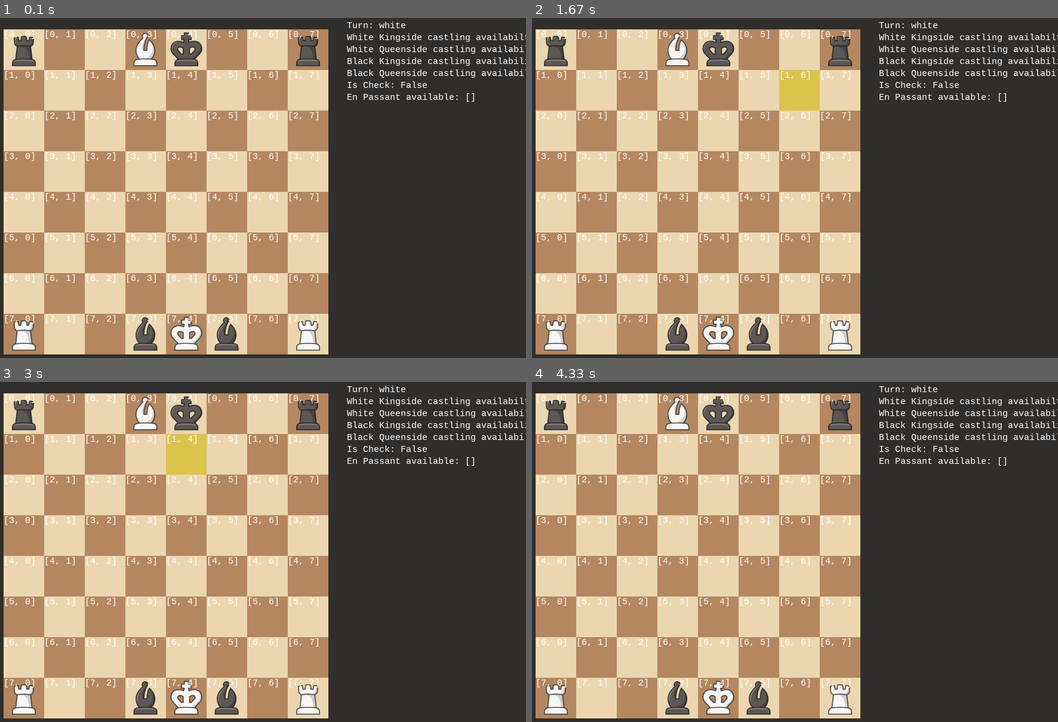
Above: before the commit, frames 1-4 (two rows, left to right).
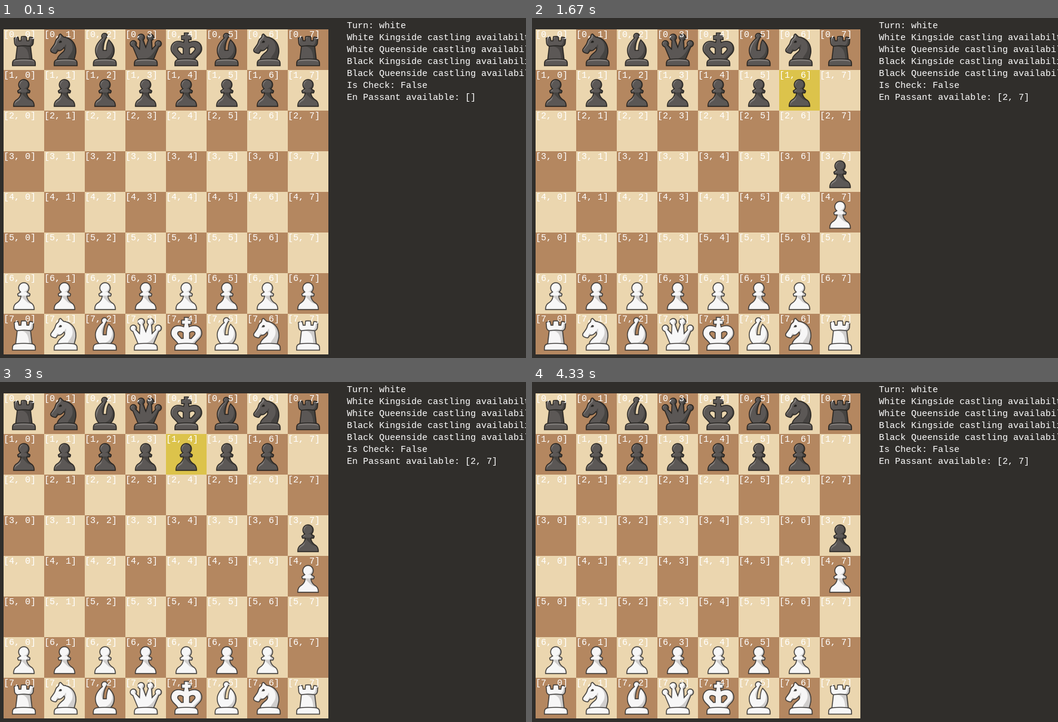
Above: after the commit, the same moments.

Repository: bencheshire18/Starter_Chess_Game
Game: pygame game, started from main.py
Same seed, same stepped clock (60 frames per second), same inputs: the game is played once before the commit and once after it.
Inputs (mouse positions are in pixels of both pictures, inside the frame that each line leads up to):
- Up to frame 1 (0.1 s): no input
- Up to frame 2 (1.67 s): click (789, 194) at 0.38 s; click (842, 273) at 0.77 s; click (852, 225) at 1.15 s; click (800, 72) at 1.63 s
- Up to frame 3 (3 s): move the mouse to (241, 497) at 1.93 s; click (241, 497) at 2.17 s; move the mouse to (168, 439) at 2.53 s; click (168, 439) at 2.8 s
- Up to frame 4 (4.33 s): move the mouse to (973, 650) at 3.23 s; click (973, 650) at 3.53 s

The runs differ from the first frame. In frame 1, 6.7% of the frame differs, in the area x 2-61%, y 4-98%; in frame 2, 6.7%, in the area x 2-95%, y 4-98%; in frame 3, 6.7%; in frame 4, 6.7%.

Commit message:
various changes

Diff:
--- /dev/null
+++ b/game/engine/generate_all_legal_moves.py
@@ -0,0 +1,14 @@
+from game.pieces import Piece
+
+def generate_all_legal_moves(board, status):
+    all_legal_moves = []
+    for row in range(8):
+        for col in range(8):
+            square = board.grid[row][col]
+            if square is not None and square.colour == status.active_player:
+                start = [row, col]
+                square_moves = square.get_legal_moves(start, board, status, False)
+                for end in square_moves:
+                    all_legal_moves.append([start, end])
+
+    return all_legal_moves
--- /dev/null
+++ b/game/engine/simple_engines.py
@@ -0,0 +1,11 @@
+import random
+
+def make_random_move(all_legal_moves, board, status):
+    # pick a random starter from all_legal_moves
+    start = random.choice(all_legal_moves)[0]
+
+    # pick a random end that relates to that starter
+    options = [move[1] for move in all_legal_moves if move[0] == start]
+    end = random.choice(options)
+
+    board.move_piece(start, end, status)
--- a/game/game.py
+++ b/game/game.py
@@ -2,26 +2,29 @@
 from game.board import Board
 from game.game_status import GameStatus
 from game.pieces import King, Queen, Bishop, Pawn, Rook
+from game.pieces.piece_rules import check_for_checkmate
 from ui.window import Window
 from ui.get_board_square_from_mouse_coords import get_board_square_from_mouse_coords
 from ui import display_info, draw_board, draw_pieces, draw_highlighted_squares, draw_legal_moves
+from game.engine import simple_engines, generate_all_legal_moves
 
+human_player = "white"
 window = Window()
 board = Board()
 status = GameStatus()
 board.create_grid()
-# board.setup_board()
+board.setup_board()
 
-board.place_piece(King("white"), 7, 4)
-board.place_piece(Bishop("black"), 7, 5)
-board.place_piece(Rook("white"), 7, 7)
-board.place_piece(Bishop("black"), 7, 3)
-board.place_piece(Rook("white"), 7, 0)
-board.place_piece(King("black"), 0, 4)
-# board.place_piece(Bishop("white"), 3, 2)
-board.place_piece(Rook("black"), 0, 7)
-board.place_piece(Bishop("white"), 0, 3)
-board.place_piece(Rook("black"), 0, 0)
+# board.place_piece(King("white"), 7, 4)
+# board.place_piece(Bishop("black"), 7, 5)
+# board.place_piece(Rook("white"), 7, 7)
+# board.place_piece(Bishop("black"), 7, 3)
+# board.place_piece(Rook("white"), 7, 0)
+# board.place_piece(King("black"), 0, 4)
+# # board.place_piece(Bishop("white"), 3, 2)
+# board.place_piece(Rook("black"), 0, 7)
+# board.place_piece(Bishop("white"), 0, 3)
+# board.place_piece(Rook("black"), 0, 0)
 
 # Initialisation
 
@@ -35,34 +38,25 @@
 while running:
     # Handle events
     # Checking if checkmate before running through the rest of the logic
-    checkmate_counter = 0
-    for rows in range(8):
-        for cols in range(8):
-            check_start = [rows, cols]
-            checking_piece = board.grid[rows][cols]
-            if checking_piece is not None and checking_piece.colour == status.active_player:
-                checking_legal_moves = checking_piece.get_legal_moves(check_start, board, status, False)
-                checking_legal_moves = board.trim_legal_moves(check_start, checking_legal_moves, status)
-                if checking_legal_moves != []:
-                    checkmate_counter += 1
+    checkmate_counter = check_for_checkmate.check_for_checkmate(board, status)
 
     status.in_check = board.is_check(status)
-    for event in pygame.event.get():
+    ev = pygame.event.wait()
 
-        if event.type == pygame.QUIT:
-            running = False
+    if ev.type == pygame.QUIT:
+        running = False
 
-        elif event.type == pygame.VIDEORESIZE:
-            window.resize(event.w, event.h)
+    elif ev.type == pygame.VIDEORESIZE:
+        window.resize(ev.w, ev.h)
 
-        elif event.type == pygame.MOUSEBUTTONDOWN:
-            if event.button == 1:
-                square_selected = True
-                x, y = pygame.mouse.get_pos()
-                row, col = get_board_square_from_mouse_coords(window, x, y)
-            elif event.button == 3:
-                square_selected = False
-                legal_moves = []
+    elif ev.type == pygame.MOUSEBUTTONDOWN:
+        if ev.button == 1:
+            square_selected = True
+            x, y = pygame.mouse.get_pos()
+            row, col = get_board_square_from_mouse_coords(window, x, y)
+        elif ev.button == 3:
+            square_selected = False
+            legal_moves = []
 
     # Draw
     draw_board.draw_board(window)
@@ -70,6 +64,13 @@
     if checkmate_counter == 0:
         print("CHECKMATE!")
         running = False
+
+    if status.active_player != human_player:
+        all_legal_moves = generate_all_legal_moves.generate_all_legal_moves(board, status)
+        simple_engines.make_random_move(all_legal_moves, board, status)
+        status.toggle_turn()
+        square_selected = False
+        continue
 
     if square_selected == True:
         draw_highlighted_squares.draw(window, row, col)
@@ -104,5 +105,4 @@
 
     # Update display
     pygame.display.flip()
-
     fps_clock.tick(60)
--- /dev/null
+++ b/game/pieces/piece_rules/check_for_checkmate.py
@@ -0,0 +1,13 @@
+def check_for_checkmate(board, status):
+    checkmate_counter = 0
+    for rows in range(8):
+        for cols in range(8):
+            check_start = [rows, cols]
+            checking_piece = board.grid[rows][cols]
+            if checking_piece is not None and checking_piece.colour == status.active_player:
+                checking_legal_moves = checking_piece.get_legal_moves(check_start, board, status, False)
+                checking_legal_moves = board.trim_legal_moves(check_start, checking_legal_moves, status)
+                if checking_legal_moves != []:
+                    checkmate_counter += 1
+
+    return checkmate_counter
